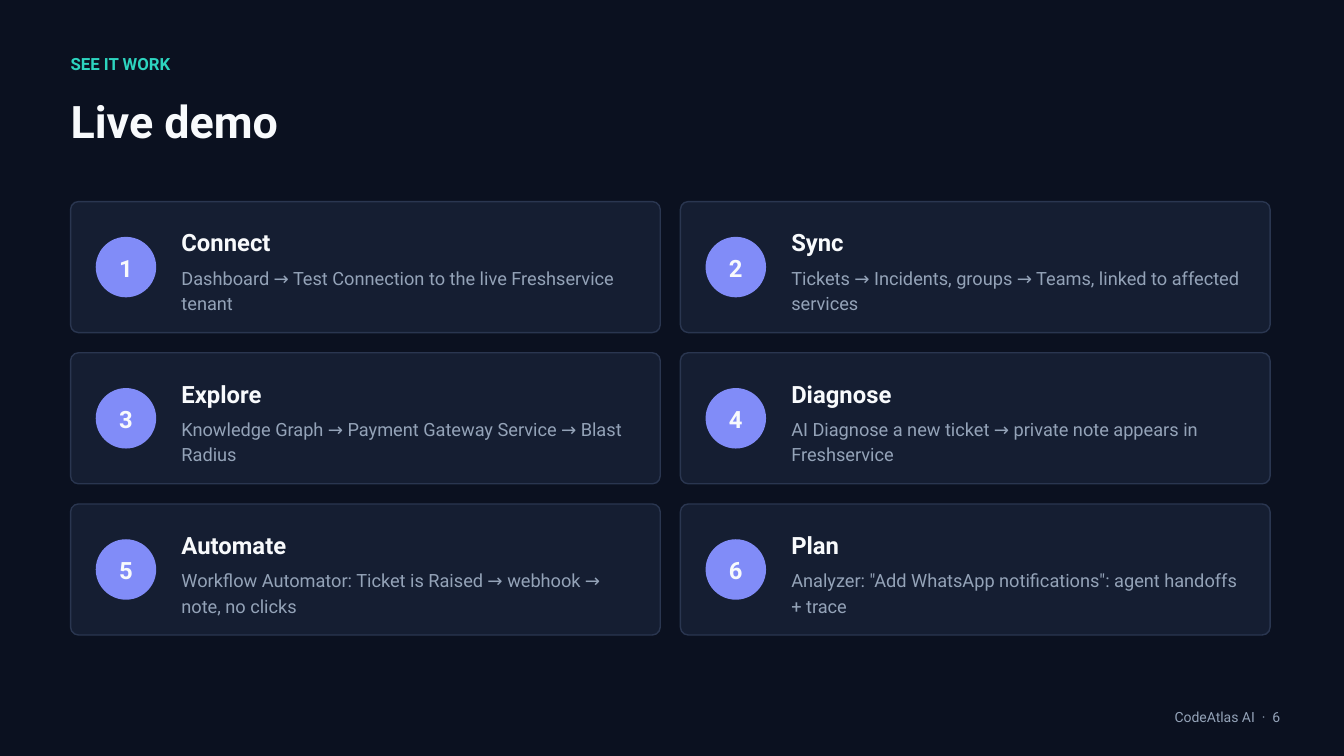
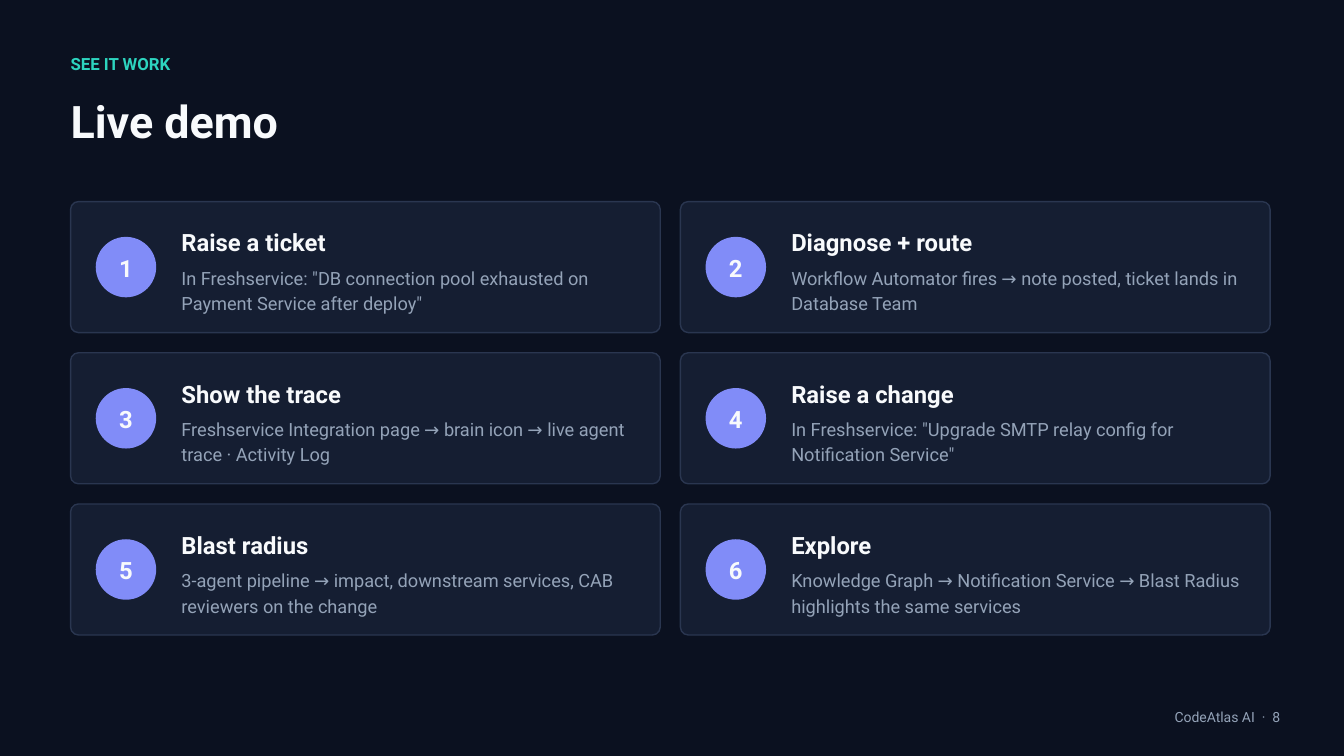
Before and after one commit to pavankumarh14/CodeAtlas-AI, a slide deck: slide 8 of docs/CodeAtlas-AI-Pitch-Deck.pptx (slide 6 before the commit). Drawn at 1344x756 pixels with LibreOffice and Linux fonts; fonts in the diff are those of the drawing. Boxes give left, top, right and bottom in pixels: in the first picture for what was removed or moved away, otherwise in the second. Text is boxed around its words. In the diff, an @@ line names an element or a change of style, - is before the commit and + after.

```diff
--- a/docs/CodeAtlas-AI-Pitch-Deck.pptx
+++ b/docs/CodeAtlas-AI-Pitch-Deck.pptx
@@ text at <box>181,233,325,252</box>: text changed @@
-Connect
+Raise a ticket
@@ text at <box>791,233,972,256</box>: text changed @@
-Sync
+Diagnose + route
@@ text at <box>181,271,588,314</box>: text changed @@
-Dashboard → Test Connection to the live Freshservice tenant
+In Freshservice: "DB connection pool exhausted on Payment Service after deploy"
@@ text at <box>791,271,1237,310</box>: text changed @@
-Tickets → Incidents, groups → Teams, linked to affected services
+Workflow Automator fires → note posted, ticket lands in Database Team
@@ text at <box>181,385,340,404</box>: text changed @@
-Explore
+Show the trace
@@ text at <box>791,385,953,408</box>: text changed @@
-Diagnose
+Raise a change
@@ text at <box>181,422,625,465</box>: text changed @@
-Knowledge Graph → Payment Gateway Service → Blast Radius
+Freshservice Integration page → brain icon → live agent trace · Activity Log
@@ text at <box>791,422,1174,461</box>: text changed @@
-AI Diagnose a new ticket → private note appears in Freshservice
+In Freshservice: "Upgrade SMTP relay config for Notification Service"
@@ text at <box>181,536,308,555</box>: text changed @@
-Automate
+Blast radius
@@ text at <box>791,536,871,559</box>: text changed @@
-Plan
+Explore
@@ text at <box>181,573,613,617</box>: text changed @@
-Workflow Automator: Ticket is Raised → webhook → note, no clicks
+3-agent pipeline → impact, downstream services, CAB reviewers on the change
@@ text at <box>791,573,1239,617</box>: text changed @@
-Analyzer: "Add WhatsApp notifications": agent handoffs + trace
+Knowledge Graph → Notification Service → Blast Radius highlights the same services
```
Also in this commit, not shown: 6 other slides changed, 2 slides added, 12 other files.
